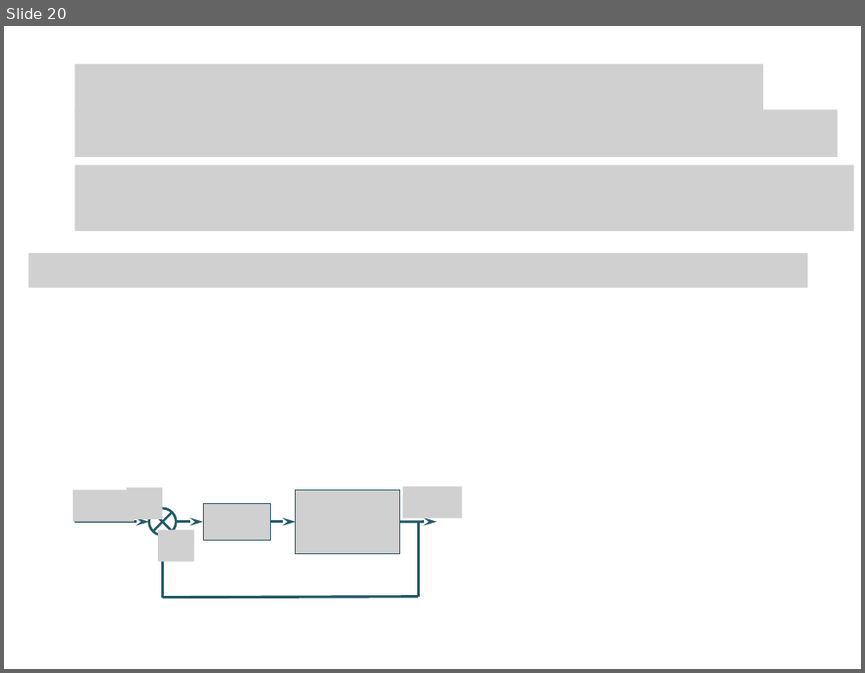
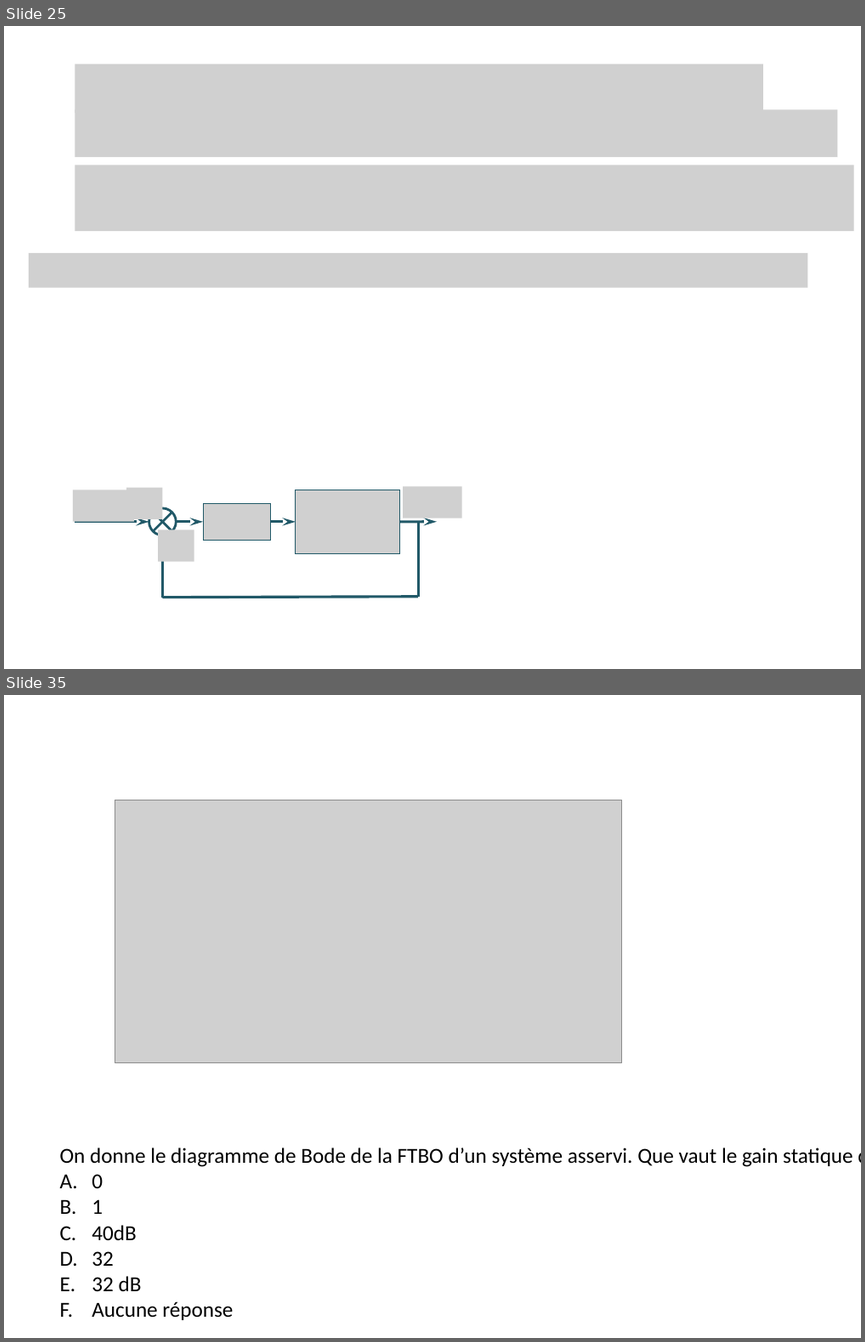
Before and after one commit to xpessoles/Cy_01_PSI_ModelisationLinNonLin, a slide deck: QCM/QCM.pptx. Shown one above the other, each under a label of ours: slide 20 before the commit, slides 25 and 35 after it; the slides between them are not shown. The pictures are 865x673 and 865x1342 pixels, drawn with LibreOffice and Linux fonts; fonts in the diff are those of the drawing; grey boxes stand for pictures. Boxes give left, top, right and bottom in pixels: in the first picture for what was removed or moved away, otherwise in the second. Text is boxed around its words. In the diff, an @@ line names an element or a change of style, - is before the commit and + after.

```diff
--- a/QCM/QCM.pptx
+++ b/QCM/QCM.pptx
@@ slide 35 added at <box>4,695,861,1338</box>, background #FFFFFF @@
@@ picture added at <box>115,800,622,1062</box> @@
@@ text added at <box>60,1147,853,1320</box>, 18 pt, text #000000 @@
+On donne le diagramme de Bode de la FTBO d’un système asservi. Que vaut le gain statique de la boucle ouverte ?
+A. 0
+B. 1
+C. 40dB
+D. 32
+E. 32 dB
+F. Aucune réponse
@@ what was slide 20 is now slide 25 @@
```
Also in this commit, not shown: 20 other slides added, 1 other file.
